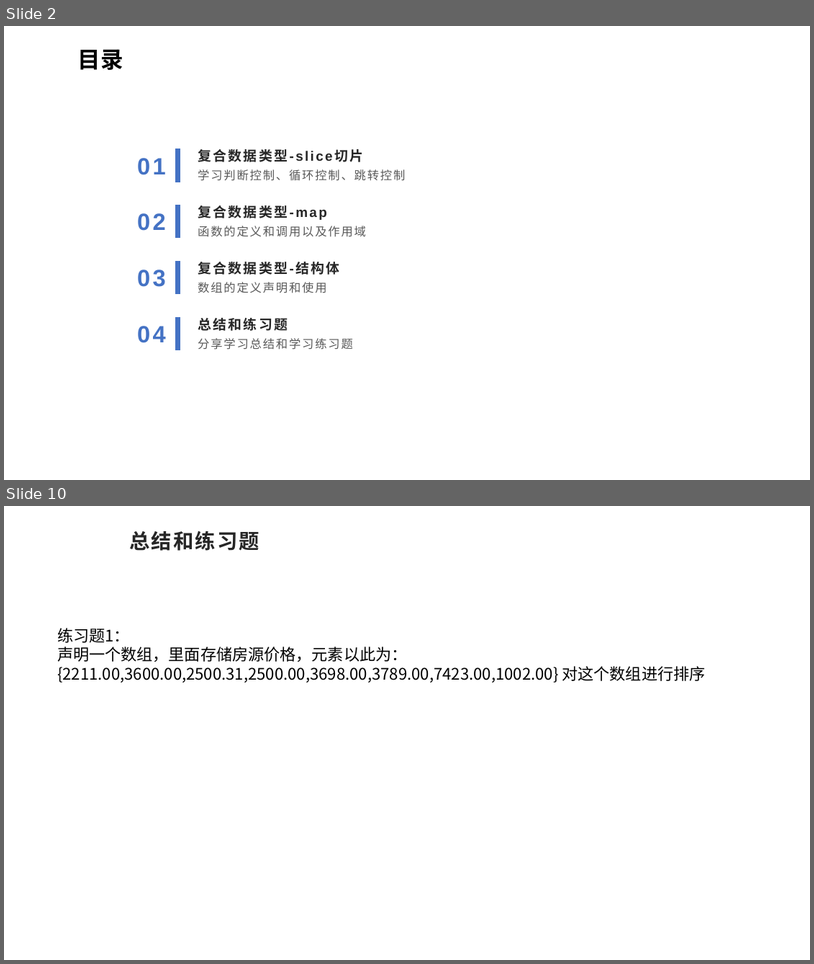
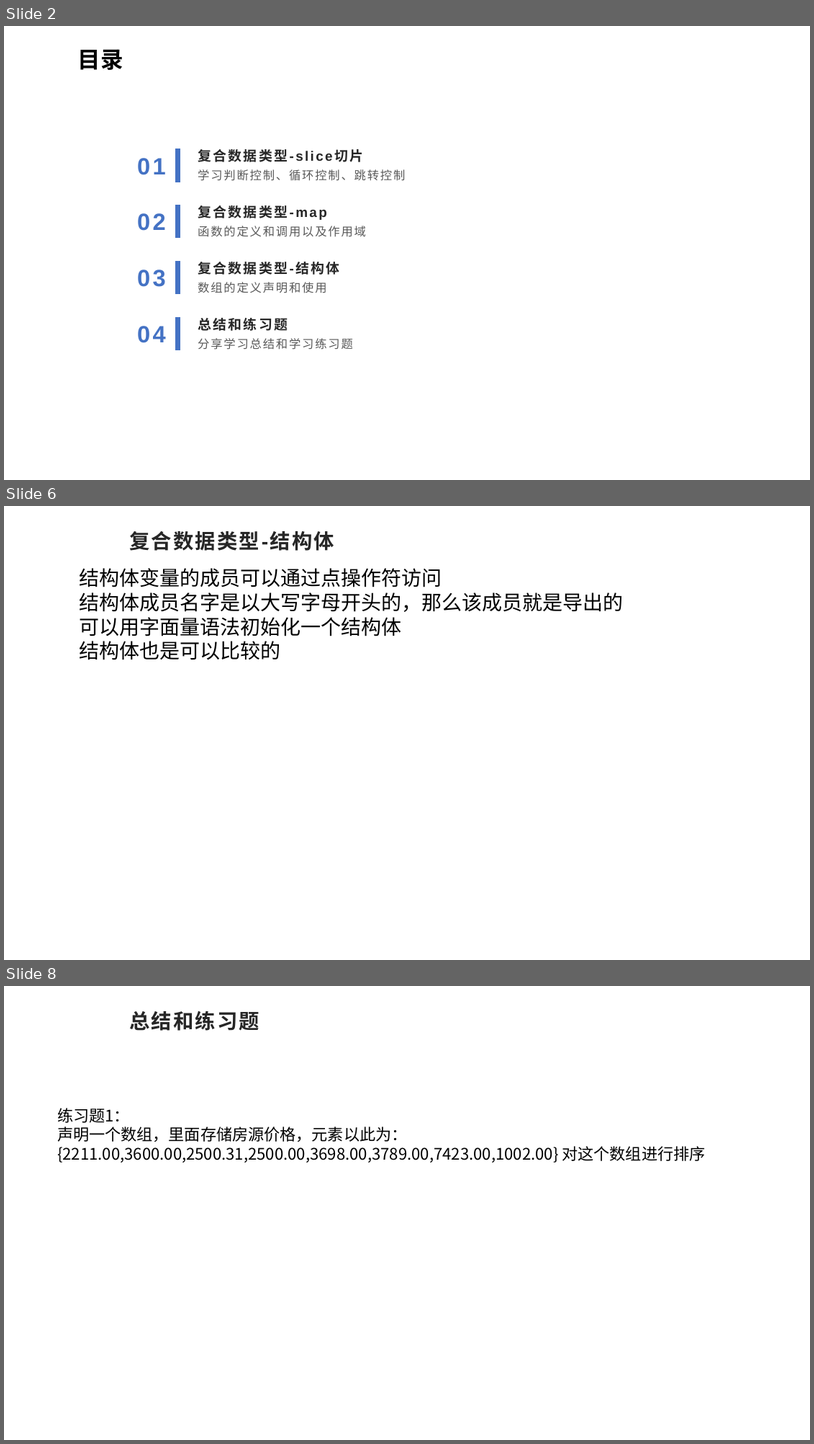
Before and after one commit to sqc157400661/better_study_for_golang, a slide deck: 04/go基础知识.pptx. Shown one above the other, each under a label of ours: slides 2 and 10 before the commit, slides 2, 6 and 8 after it; the slides between them are not shown. The pictures are 814x964 and 814x1444 pixels, drawn with LibreOffice and Linux fonts; fonts in the diff are those of the drawing; background and template pictures are left out. Boxes give left, top, right and bottom in pixels: in the first picture for what was removed or moved away, otherwise in the second. Text is boxed around its words. In the diff, an @@ line names an element or a change of style, - is before the commit and + after.

Commit message:
map知识和部分结构体相关知识

```diff
--- a/04/go基础知识.pptx
+++ b/04/go基础知识.pptx
@@ slide 6 added at [4, 506, 810, 960], background picture (left out) @@
@@ title added at [129, 531, 334, 551], 24.3 pt, text #262626, bold @@
+复合数据类型-结构体
@@ text added at [79, 568, 623, 660], 24 pt, text #000000 @@
+结构体变量的成员可以通过点操作符访问
+结构体成员名字是以大写字母开头的，那么该成员就是导出的
+可以用字面量语法初始化一个结构体
+结构体也是可以比较的
@@ what was slide 10 is now slide 8 @@
```
Also in this commit, not shown: 1 slide changed, 3 other slides added, 6 slides removed, 7 other files.
